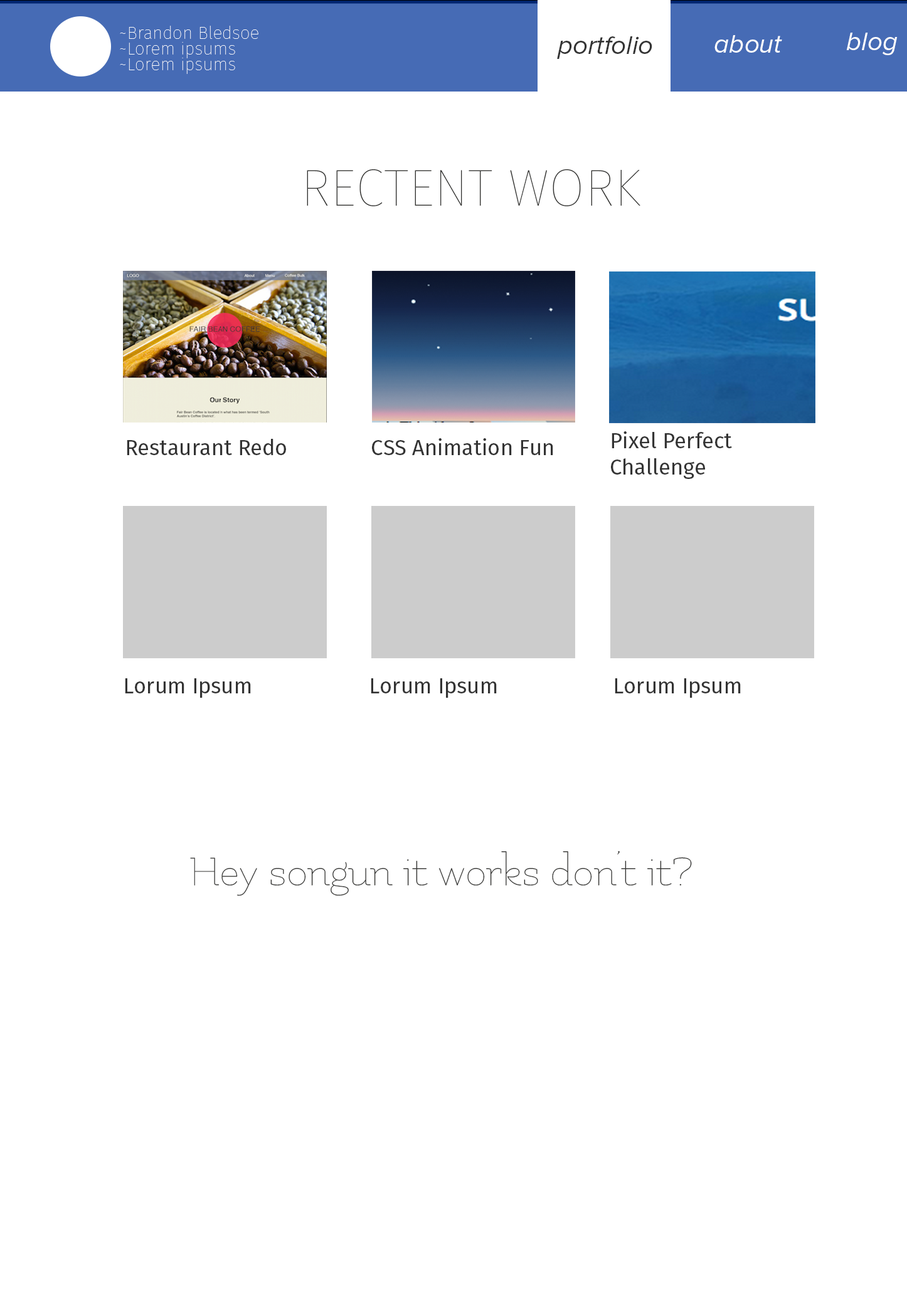
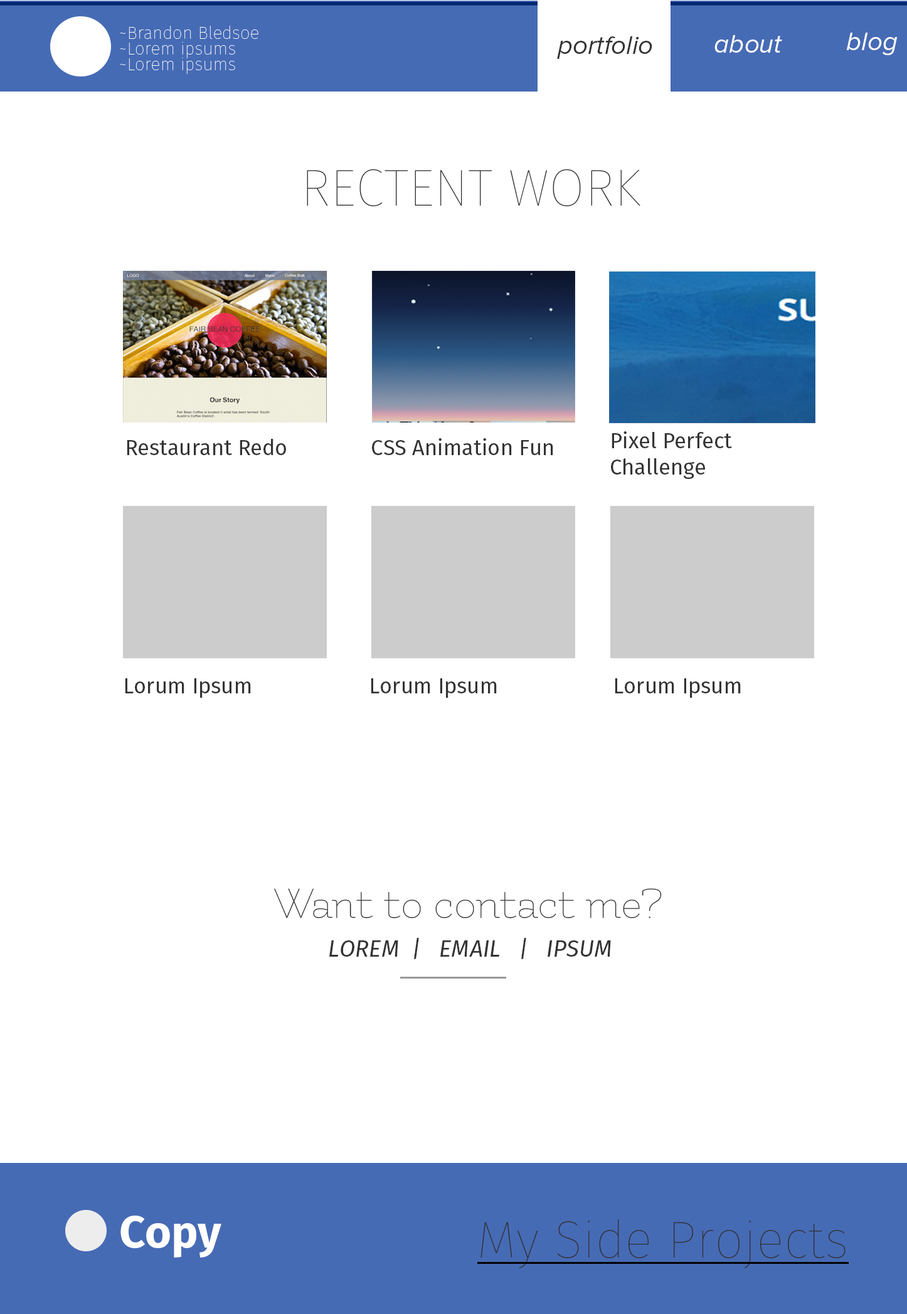
The second 907 x 1314 image is a revision of the first. Changes to its layers:
removed layer "Hey songun it works don’t it?" over [189, 850, 692, 896]
added group "footer copy 3" with 9 layers above "CSS ZEN GARDEN copy 11" over [0, 976, 907, 1314]
added layer "Shape 3" in group "footer copy 3" over [400, 976, 506, 979]
added layer "Shape 1" in group "footer copy 3" over [477, 1262, 849, 1264]
added layer "My Side Projects" in group "footer copy 3" over [480, 1219, 846, 1269]
added group "header_1 copy 3" (92%) with 3 layers in group "footer copy 3" over [0, 1163, 907, 1314]
added layer "Ellipse 1" in group "header_1 copy 3" over [65, 1210, 107, 1252]
added layer "Copy" in group "header_1 copy 3" over [120, 1215, 222, 1258]
added layer "Rectangle 1" (2nd of 2, in "footer copy 3" › "header_1 copy 3") (79%) in group "header_1 copy 3" over [0, 1163, 907, 1314]
added layer "CSS ZEN GARDEN copy 11" above "Want to contact me? copy" over [329, 937, 611, 960]
added layer "Want to contact me? copy" above "RECTENT WORK" over [273, 888, 662, 919]
painted on "Background_layer" over [0, 0, 907, 6]
